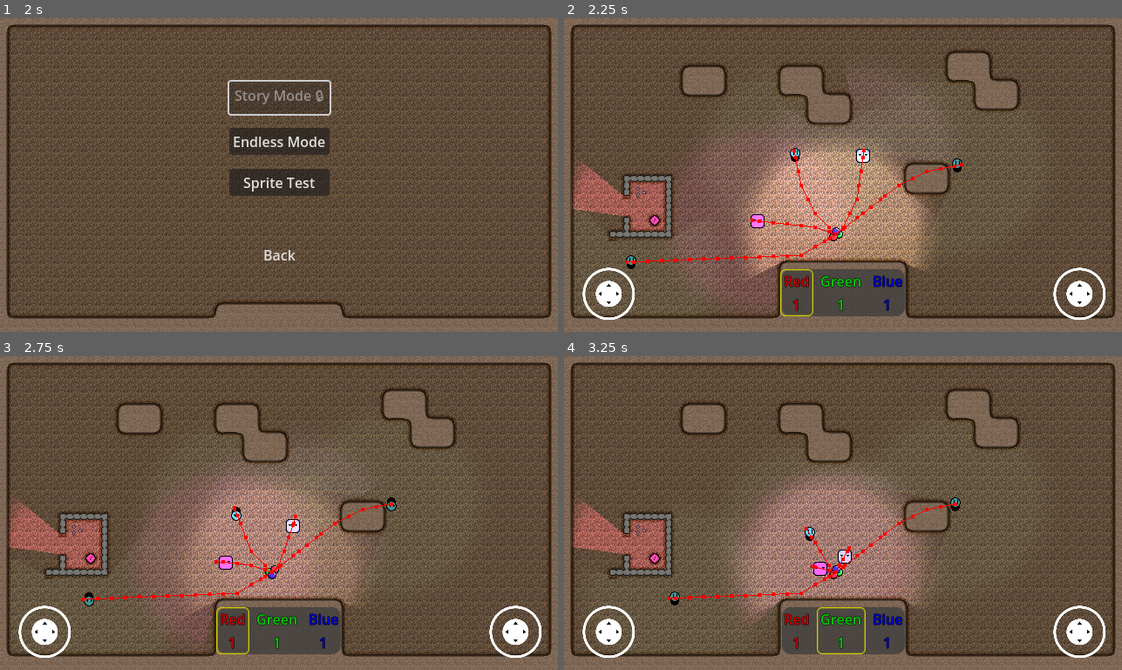
Above: before the commit, frames 1-4 (two rows, left to right).
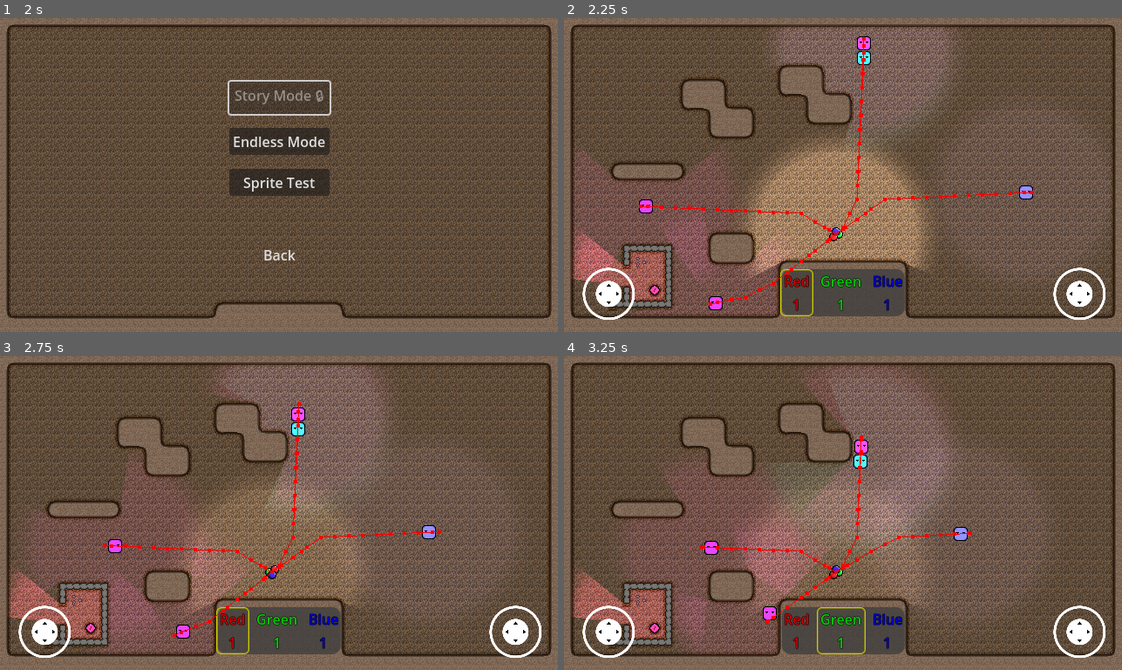
Above: after the commit, the same moments.

Repository: Degenerate-Games/shadows-below
Game: Godot game, scene res://scenes/menus/main_menu.tscn
Two runs of this game, one before a commit and one after it. Both use one fixed random seed, a clock stepped at 60 frames per second and the inputs below.
Inputs (mouse positions are in pixels of both pictures, inside the frame that each line leads up to):
- Up to frame 1 (2 s): click (279, 206) at 0.5 s; click (279, 206) at 1.25 s
- Up to frame 2 (2.25 s): click "Endless Mode" at 2 s
- Up to frame 3 (2.75 s): no input
- Up to frame 4 (3.25 s): move the mouse to (965, 497) at 2.77 s; hold L (mixing_ui_right) from 2.78 s (still down); click (965, 497) at 2.92 s

Frame 1 is identical in both runs. In frame 2, 22% of the frame differs, in the area x 1-98%, y 2-94%; in frame 3, 24%, in the area x 1-92%, y 2-95%; in frame 4, 20%.

Commit message:
Improve random placement of objectives

Diff:
--- a/scripts/level_generator.gd
+++ b/scripts/level_generator.gd
@@ -76,22 +76,17 @@
 	var key_tiles: Array[Vector2i] = []
 	var iterations = 0
 	var objective_max = max(1, round(difficulty *.25))
-	while obstacles.size() < objective_max && iterations < 1000:
-		for x in range(x_tiles):
-			for y in range(y_tiles):
-				if obstacles.size() == objective_max:
-					break
-				if randf() < 0.01:
-					var pattern = tile_map.tile_set.get_pattern(objective_idxs.pick_random())
-					var half_pattern_size = pattern.get_size() / 2.0
-					var obstacle = get_pattern_rect(Vector2(x, y), half_pattern_size)
-					if obstacles.any(func(o): return o.intersects(obstacle)) || room_borders.any(func(b): return b.intersects(obstacle)):
-						continue
-					room.set_pattern(1, obstacle.position + Vector2i(1, 1), pattern)
-					if pattern.has_cell(Vector2i(3, 3)):
-						if pattern.get_cell_atlas_coords(Vector2i(3, 3)) == Vector2i(3, 1):
-							key_tiles.append(Vector2i(obstacle.position + Vector2i(4, 4)))
-					obstacles.append(obstacle)
+	while obstacles.size() < objective_max && iterations < 10000:
+		var pattern = tile_map.tile_set.get_pattern(objective_idxs.pick_random())
+		var half_pattern_size = pattern.get_size() / 2.0
+		var obstacle = get_pattern_rect(Vector2(randi_range(0, x_tiles), randi_range(0, y_tiles)), half_pattern_size)
+		if obstacles.any(func(o): return o.intersects(obstacle)) || room_borders.any(func(b): return b.intersects(obstacle)):
+			continue
+		room.set_pattern(1, obstacle.position + Vector2i(1, 1), pattern)
+		if pattern.has_cell(Vector2i(3, 3)):
+			if pattern.get_cell_atlas_coords(Vector2i(3, 3)) == Vector2i(3, 1):
+				key_tiles.append(Vector2i(obstacle.position + Vector2i(4, 4)))
+		obstacles.append(obstacle)
 		iterations += 1
 
 	# Place some obstacles
